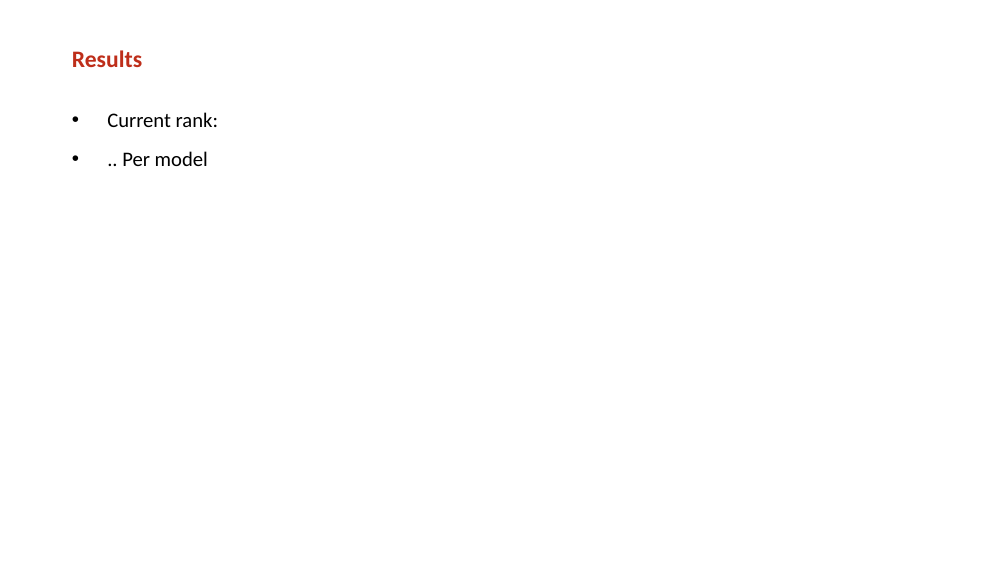
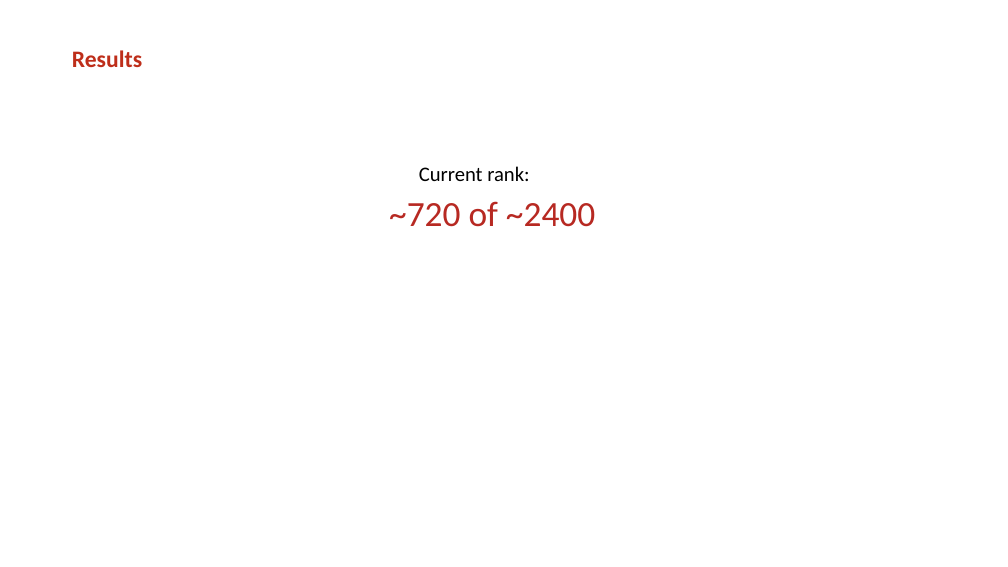
Before and after one commit to mrngm/Classified, a slide deck: slide 5 of Presentatie/Flashtalk 2 (Jeffrey).pptx. Drawn at 1008x567 pixels with LibreOffice and Linux fonts; fonts in the diff are those of the drawing; background and template pictures are left out. Boxes give left, top, right and bottom in pixels: in the first picture for what was removed or moved away, otherwise in the second. Text is boxed around its words. In the diff, an @@ line names an element or a change of style, - is before the commit and + after.

```diff
--- a/Presentatie/Flashtalk 2 (Jeffrey).pptx
+++ b/Presentatie/Flashtalk 2 (Jeffrey).pptx
@@ text "Current rank:": place and size @@
-text "Current rank:" at bbox=[107, 112, 218, 166]
+text "Current rank:" at bbox=[389, 166, 595, 227]
@@ text at bbox=[419, 166, 529, 181]: bullet • to none @@
@@ text at bbox=[389, 201, 595, 227]: text changed; size 28 to 48 pt; text colour #000000 to #B72922 @@
-• .. Per model
+    ~720 of ~2400
```
Also in this commit, not shown: 4 other slides changed, 1 slide added, 2 slides removed.
